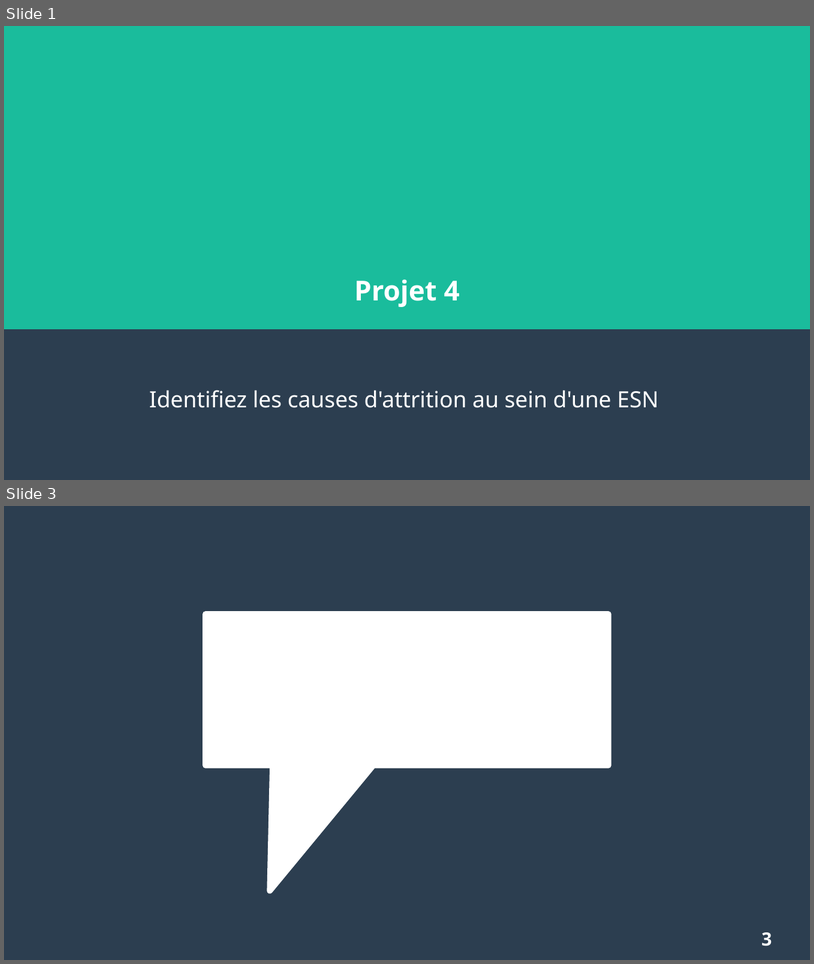
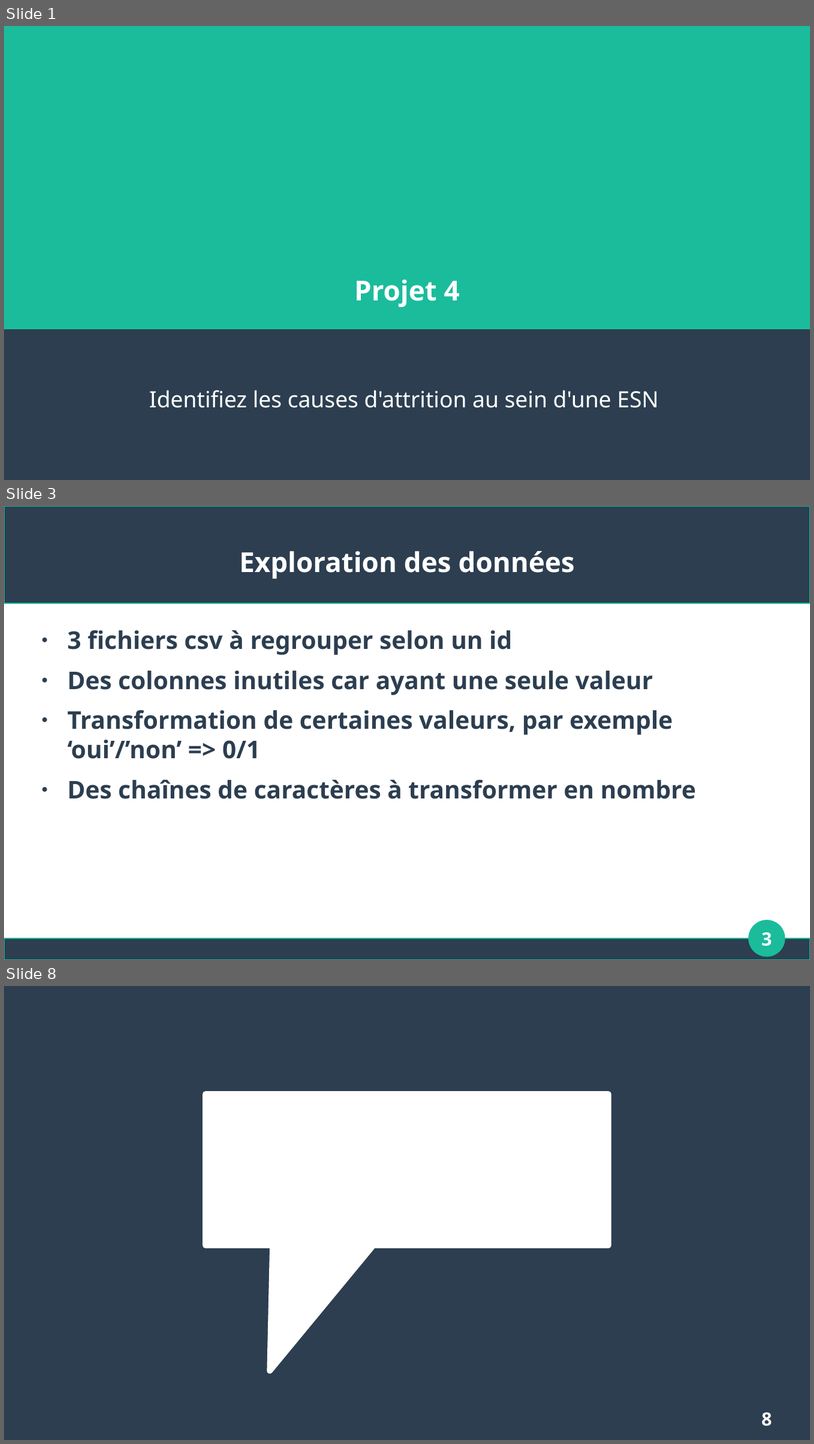
Before and after one commit to Apinsun/Projet4, a slide deck: presentation.odp. Shown one above the other, each under a label of ours: slides 1 and 3 before the commit, slides 1, 3 and 8 after it; the slides between them are not shown. The pictures are 814x964 and 814x1444 pixels, drawn with LibreOffice and Linux fonts; fonts in the diff are those of the drawing. Boxes give left, top, right and bottom in pixels: in the first picture for what was removed or moved away, otherwise in the second. Text is boxed around its words. In the diff, an @@ line names an element or a change of style, - is before the commit and + after.

```diff
--- a/presentation.odp
+++ b/presentation.odp
@@ slide 3 added at [4,506,810,960], background #FFFFFF @@
@@ rectangle added at [4,506,810,603], fill #2C3E50, outline #1ABC9C 0.85 pt @@
@@ title added at [239,551,575,579], 27 pt, text #FFFFFF, bold @@
+Exploration des données
@@ text added at [68,630,696,799], 24 pt, text #2C3E50, bold @@
+● 3 fichiers csv à regrouper selon un id
+● Des colonnes inutiles car ayant une seule valeur
+● Transformation de certaines valeurs, par exemple ‘oui’/’non’ => 0/1
+● Des chaînes de caractères à transformer en nombre
@@ ellipse added at [750,920,786,956], fill #1ABC9C, outline #1ABC9C 0.85 pt @@
@@ page number added at [762,932,772,946], 18 pt, text #FFFFFF, bold @@
+3
@@ rectangle added at [4,939,810,960], fill #2C3E50, outline #1ABC9C 0.85 pt @@
@@ what was slide 3 is now slide 8 @@
@@ page number at [762,1412,772,1426]: text changed @@
-3
+8
```
Also in this commit, not shown: 5 other slides added, 1 slide removed, 1 other file.
